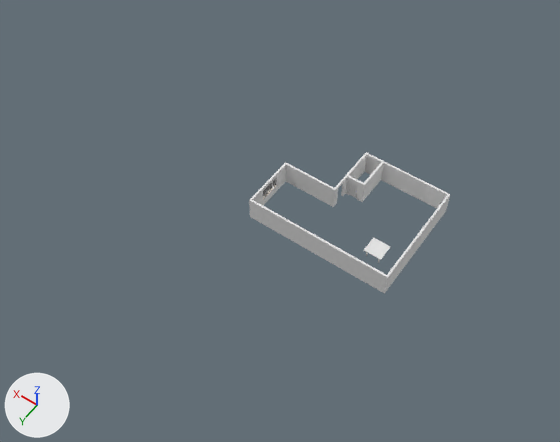
The Blender file Proyecto_CG/casa.blend as it was, and as the next commit left it.
Rendered twice from a 50 mm camera at (-31.8, 46.1, 64.4) aimed at (-1.7, 3.9, -2.0). The lights are fixed; the arrows at lower left show +X, +Y and +Z.

The scene before the commit, as lines of its bpy script (objects in view):
```python
me_cube_005 = bpy.data.meshes.new('Cube.005')
me_cube_005.from_pydata(...)  # a box spanning x -1.0..1.0, y -1.0..1.0, z -1.0..1.0
me_cube_008 = bpy.data.meshes.new('Cube.008')
me_cube_008.from_pydata(...)  # 100 vertices, 84 faces; spans x -10.1..6.3, y -0.1..12.6, z -0.1..2.7
me_cube_008.materials.append(mat_material_001)  # white #e7e7e7
ob_pared1 = bpy.data.objects.new('Pared1', me_cube_008)
ob_pared1.location = (-6.0, -6.0, 0.12)
ob_suelo = bpy.data.objects.new('Suelo', me_cube_005)
ob_suelo.location = (0.0, 0.0, -0.1)
ob_suelo.scale = (20.0, 20.0, 0.1)
ob_suelo.hide_set(True)
```
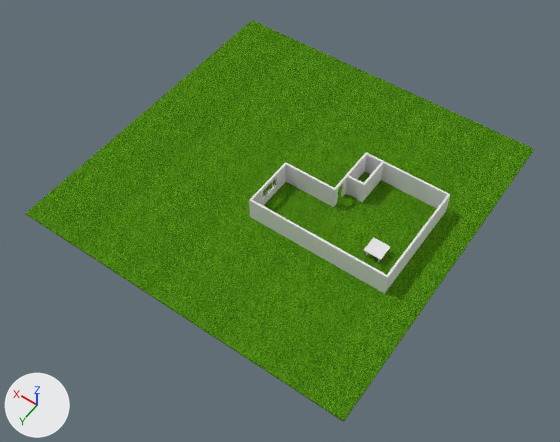
Where the change shows, as pixel boxes [x1, y1, x2, y2] in the pictures (560 x 442 px):
'Suelo', shown (green): after [25, 20, 534, 422]
part 1 of me_cube_005, surface changed (green): after [26, 20, 534, 421]

The change, as a diff of the scene's bpy script:
```diff
--- a/Proyecto_CG/casa.blend.py
+++ b/Proyecto_CG/casa.blend.py
@@ img_grass_jpg_002 @@
+img_grass_jpg_002 = load_image('grass.jpg.002', 'casa_texturas/grass.jpg', 626, 626, 'sRGB')
@@ mat_material_007 @@
+mat_material_007 = principled_material('Material.007')
+mat_material_007.texture = img_grass_jpg_002
+mat_material_007.roughness = 0.512
+mat_material_007.specular_ior_level = 0.0
@@ me_cube_005 @@
 me_cube_005.from_pydata(...)  # 8 vertices, 6 faces; spans x -1.0..1.0, y -1.0..1.0, z -1.0..1.0
 # used by ob_suelo; location = (0.0, 0.0, -0.1); scale = (20.0, 20.0, 0.1)
+# me_cube_005 part 1: texture (UV) coordinates of 1 of 6 faces, centred in x 0.0, y 0.0, z 1.0, changed; they spanned u 0.62..0.88, v 0.5..0.75 and now span u -0.6..1.6, v -0.61..1.59
+me_cube_005.materials.append(mat_material_007)  # picture img_grass_jpg_002
@@ ob_suelo @@
 ob_suelo.scale = (20.0, 20.0, 0.1)
-ob_suelo.hide_set(True)
```
